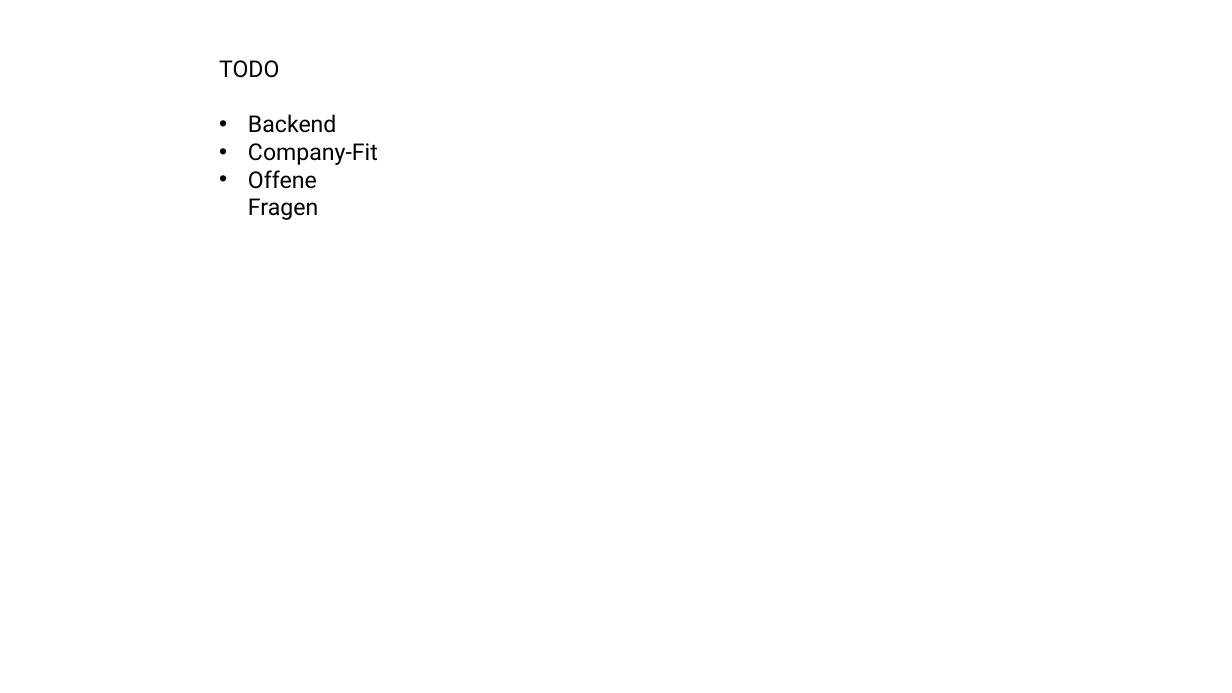
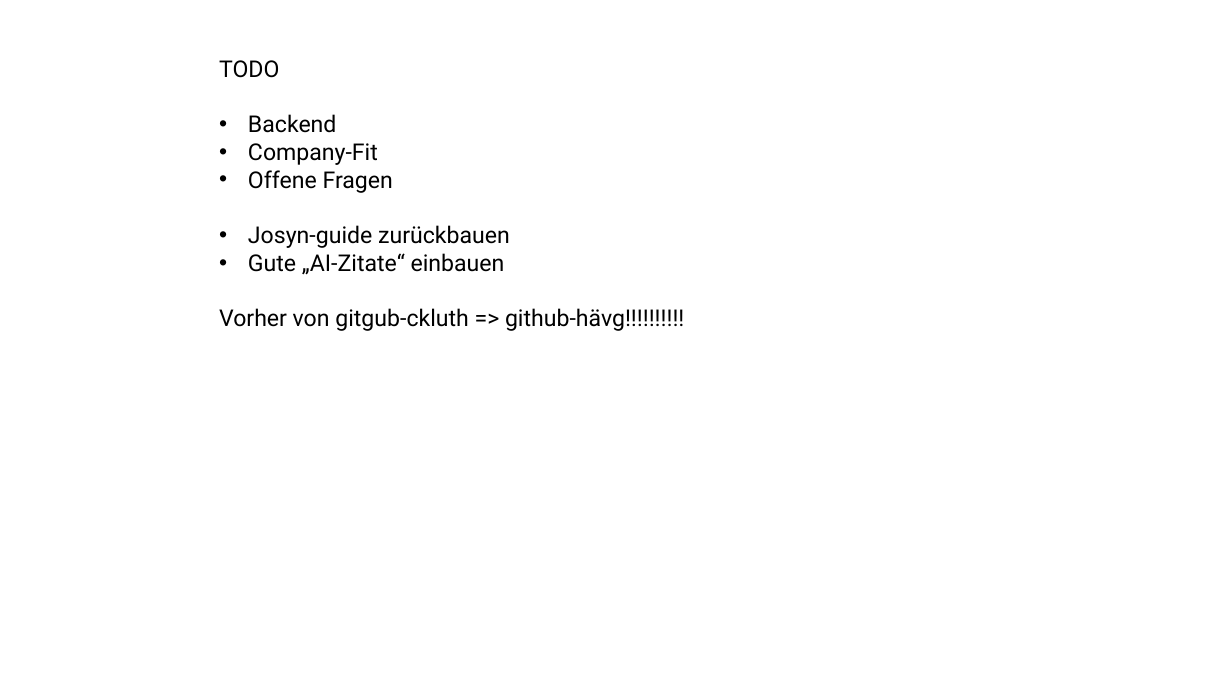
Before and after one commit to ckluth/josyn-platform, a slide deck: slide 7 of josyn-intro.pptx. Drawn at 1232x693 pixels with LibreOffice and Linux fonts; fonts in the diff are those of the drawing. Boxes give left, top, right and bottom in pixels: in the first picture for what was removed or moved away, otherwise in the second. Text is boxed around its words. In the diff, an @@ line names an element or a change of style, - is before the commit and + after.

```diff
--- a/josyn-intro.pptx
+++ b/josyn-intro.pptx
@@ text at (219, 225, 684, 331): paragraphs added @@
+• Josyn-guide zurückbauen
+• Gute „AI-Zitate“ einbauen
+Vorher von gitgub-ckluth => github-hävg!!!!!!!!!!
```
Also in this commit, not shown: 3 other slides changed, 1 slide added, 1 slide removed.
